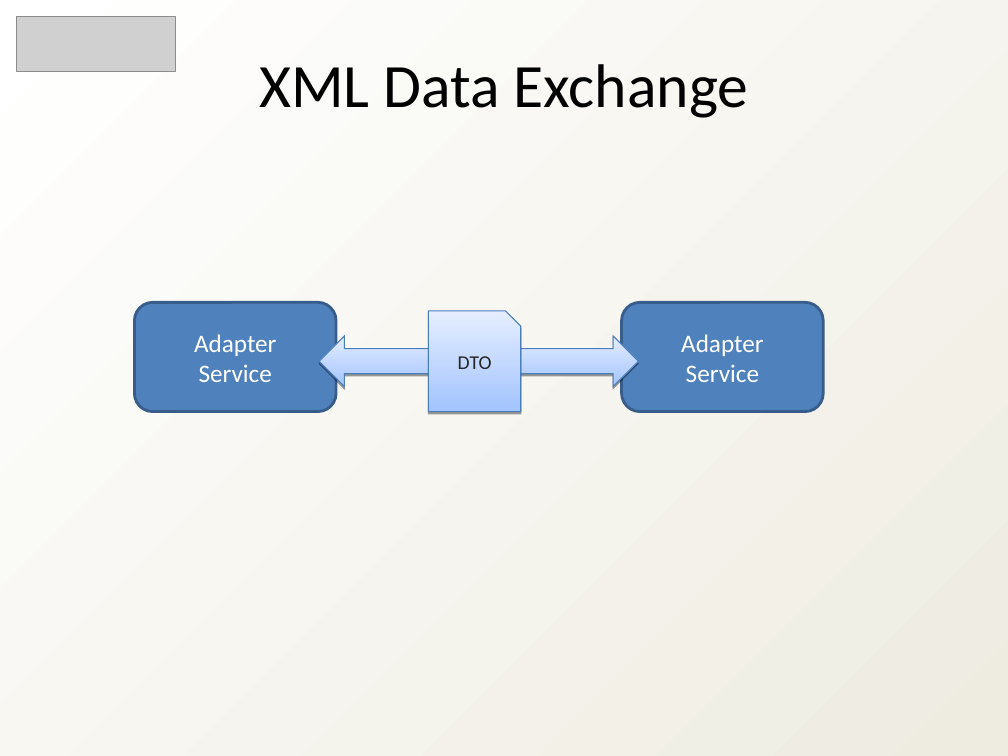
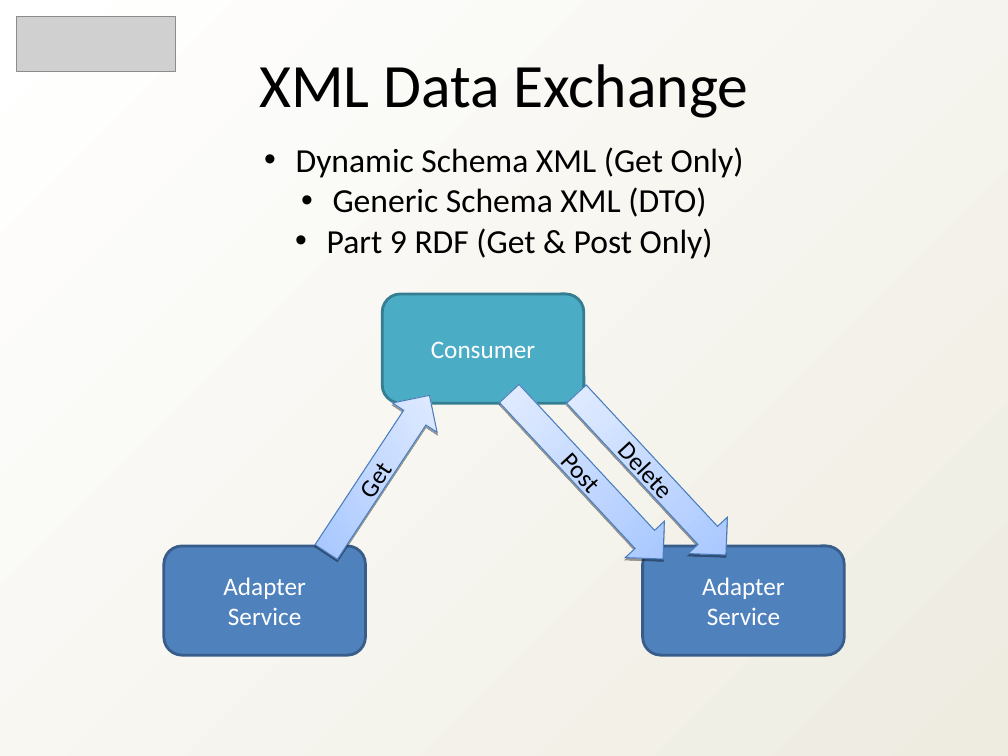
Before and after one commit to heyena/iring-tools, a slide deck: slide 17 of trunk/Documentation/iRINGTools_Overview_v2.1.0.ppt (slide 14 before the commit). Drawn at 1008x756 pixels with LibreOffice and Linux fonts; fonts in the diff are those of the drawing; grey boxes stand for pictures. Boxes give left, top, right and bottom in pixels: in the first picture for what was removed or moved away, otherwise in the second. Text is boxed around its words. In the diff, an @@ line names an element or a change of style, - is before the commit and + after.

```diff
--- a/trunk/Documentation/iRINGTools_Overview_v2.1.0.ppt
+++ b/trunk/Documentation/iRINGTools_Overview_v2.1.0.ppt
@@ text added at [296,147,744,259], 24 pt, text #000000 @@
+• Dynamic Schema XML (Get Only)
+• Generic Schema XML (DTO)
+• Part 9 RDF (Get & Post Only)
@@ rounded rectangle added at [382,294,584,403], fill #4BACC6, outline #357D91 2.01 pt, 18 pt, text #FFFFFF @@
+Consumer
@@ freeform shape removed at [428,310,521,411] @@
-DTO
@@ left right arrow removed at [320,336,639,386] @@
@@ right arrow added at [304,380,452,566], fill gradient #A3C4FF to #E5EEFF, outline #4A7EBB 0.74 pt, 18 pt, text #000000 @@
+Get
@@ right arrow added at [489,375,682,577], fill gradient #A3C4FF to #E5EEFF, outline #4A7EBB 0.74 pt, 18 pt, text #000000 @@
+Post
@@ right arrow added at [557,376,746,573], fill gradient #A3C4FF to #E5EEFF, outline #4A7EBB 0.74 pt, 18 pt, text #000000 @@
+Delete
@@ rounded rectangle "Adapter Service": place and size @@
-rounded rectangle "Adapter Service" at [134,302,336,411]
+rounded rectangle "Adapter Service" at [164,546,366,655]
@@ rounded rectangle "Adapter Service": place and size @@
-rounded rectangle "Adapter Service" at [622,302,824,411]
+rounded rectangle "Adapter Service" at [643,546,845,655]
```
Also in this commit, not shown: 12 other slides changed, 4 slides added, 1 slide removed.
